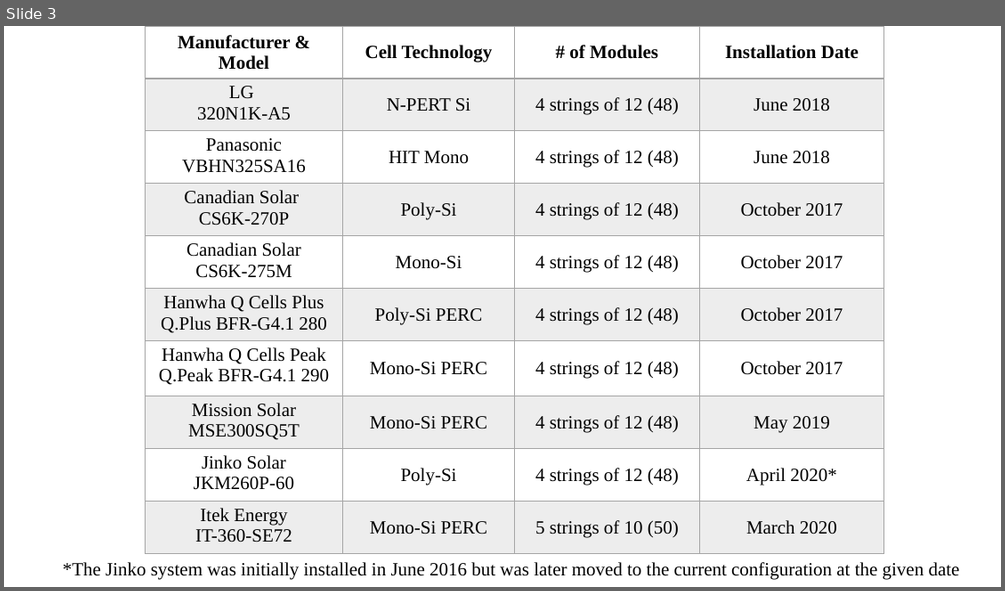
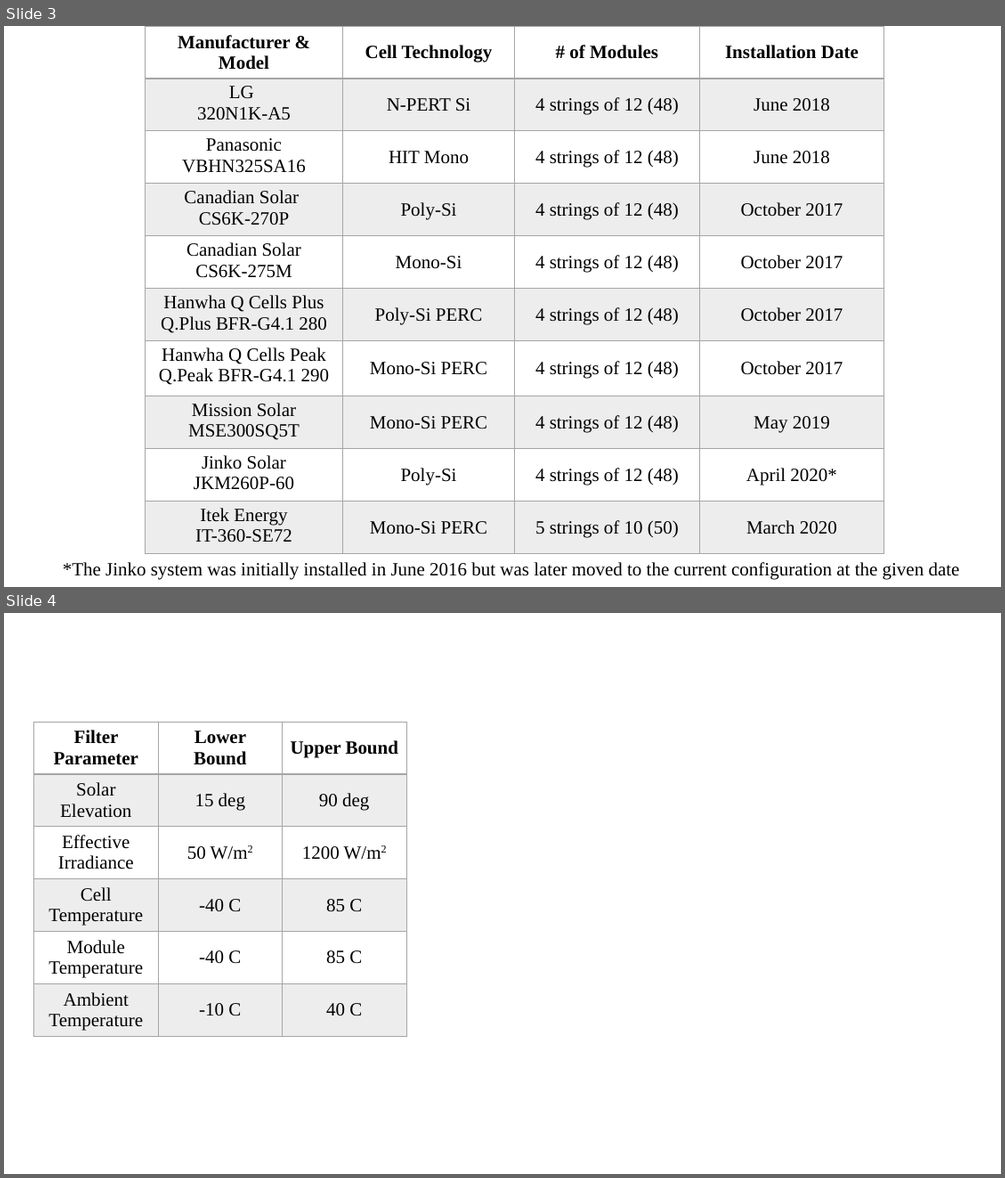
Before and after one commit to lmdeville/PV-Modeling, a slide deck: All Graphs.pptx. Shown one above the other, each under a label of ours: slide 3 before the commit, slides 3 and 4 after it. The pictures are 1005x591 and 1005x1178 pixels, drawn with LibreOffice and Linux fonts; fonts in the diff are those of the drawing. Boxes give left, top, right and bottom in pixels: in the first picture for what was removed or moved away, otherwise in the second. Text is boxed around its words. In the diff, an @@ line names an element or a change of style, - is before the commit and + after.

```diff
--- a/All Graphs.pptx
+++ b/All Graphs.pptx
@@ slide 4 added at [4,613,1001,1174], background #FFFFFF @@
@@ table added at [34,722,406,1036], 6 rows, 3 columns @@
+Filter Parameter | Lower Bound | Upper Bound
+Solar Elevation | 15 deg | 90 deg
+Effective Irradiance | 50 W/m2 | 1200 W/m2
+Cell Temperature | -40 C | 85 C
+Module Temperature | -40 C | 85 C
+Ambient Temperature | -10 C | 40 C
```
Also in this commit, not shown: 3 slides changed, 1 other slide added.
